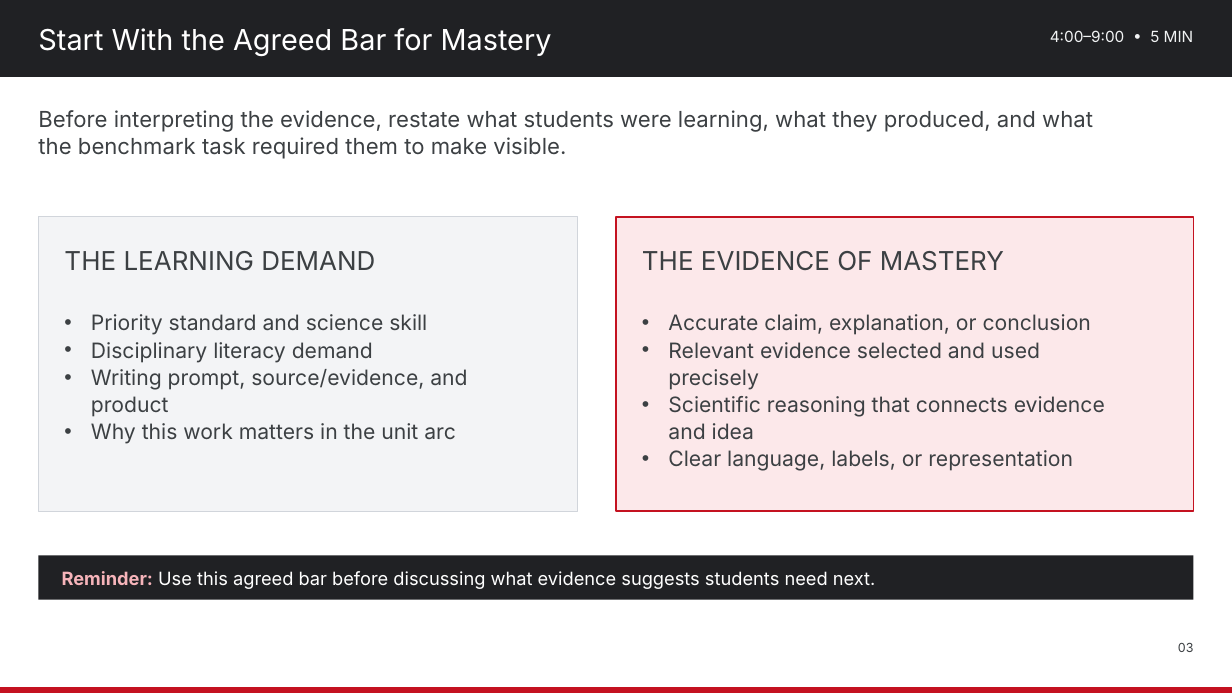
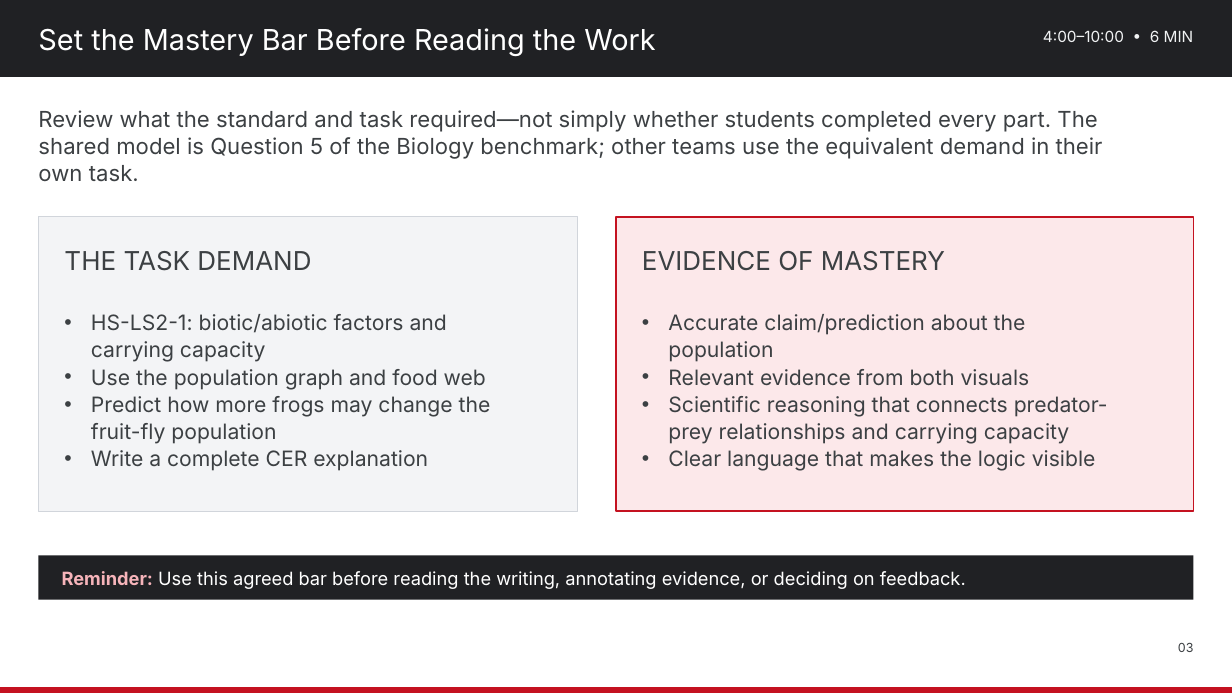
Before and after one commit to nbhs-science/nbhs-science, a slide deck: slide 3 of assets/plc/2026-10-30_Lesson_Internalization_Use_Student_Work_to_Adjust_Next_Learning_Experience.pptx. Drawn at 1232x693 pixels with LibreOffice and Linux fonts; fonts in the diff are those of the drawing. Boxes give left, top, right and bottom in pixels: in the first picture for what was removed or moved away, otherwise in the second. Text is boxed around its words. In the diff, an @@ line names an element or a change of style, - is before the commit and + after.

Commit message:
Revise Oct. 26–30 science literacy materials
Replace all four agendas and editable decks; add the Biology HS-LS2-1 benchmark resource. The sequence now moves from teacher-as-student benchmark analysis to lesson planning, CUBS/CER strategy instruction, completed student writing, written feedback, and a standard-mastery next step.

```diff
--- a/assets/plc/2026-10-30_Lesson_Internalization_Use_Student_Work_to_Adjust_Next_Learning_Experience.pptx
+++ b/assets/plc/2026-10-30_Lesson_Internalization_Use_Student_Work_to_Adjust_Next_Learning_Experience.pptx
@@ text at [38,28,655,57]: text changed @@
-Start With the Agreed Bar for Mastery
+Set the Mastery Bar Before Reading the Work
@@ text at [1043,30,1194,42]: text changed @@
-4:00–9:00 • 5 MIN
+4:00–10:00 • 6 MIN
@@ text at [38,110,1103,159]: text changed @@
-Before interpreting the evidence, restate what students were learning, what they produced, and what the benchmark task required them to make visible.
+Review what the standard and task required—not simply whether students completed every part. The shared model is Question 5 of the Biology benchmark; other teams use the equivalent demand in their own task.
@@ text at [64,251,311,271]: text changed @@
-THE LEARNING DEMAND
+THE TASK DEMAND
@@ text at [642,251,945,271]: text changed @@
-THE EVIDENCE OF MASTERY
+EVIDENCE OF MASTERY
@@ text at [91,314,491,471]: text changed @@
-• Priority standard and science skill
-• Disciplinary literacy demand
-• Writing prompt, source/evidence, and product
-• Why this work matters in the unit arc
+• HS-LS2-1: biotic/abiotic factors and carrying capacity
+• Use the population graph and food web
+• Predict how more frogs may change the fruit-fly population
+• Write a complete CER explanation
@@ text at [668,314,1108,471]: text changed @@
-• Accurate claim, explanation, or conclusion
-• Relevant evidence selected and used precisely
-• Scientific reasoning that connects evidence and idea
-• Clear language, labels, or representation
+• Accurate claim/prediction about the population
+• Relevant evidence from both visuals
+• Scientific reasoning that connects predator-prey relationships and carrying capacity
+• Clear language that makes the logic visible
@@ text at [62,571,966,589]: text changed @@
-Reminder: Use this agreed bar before discussing what evidence suggests students need next.
+Reminder: Use this agreed bar before reading the writing, annotating evidence, or deciding on feedback.
```
Also in this commit, not shown: 5 other slides changed, 1 slide added, 1 slide removed, 8 other files.
